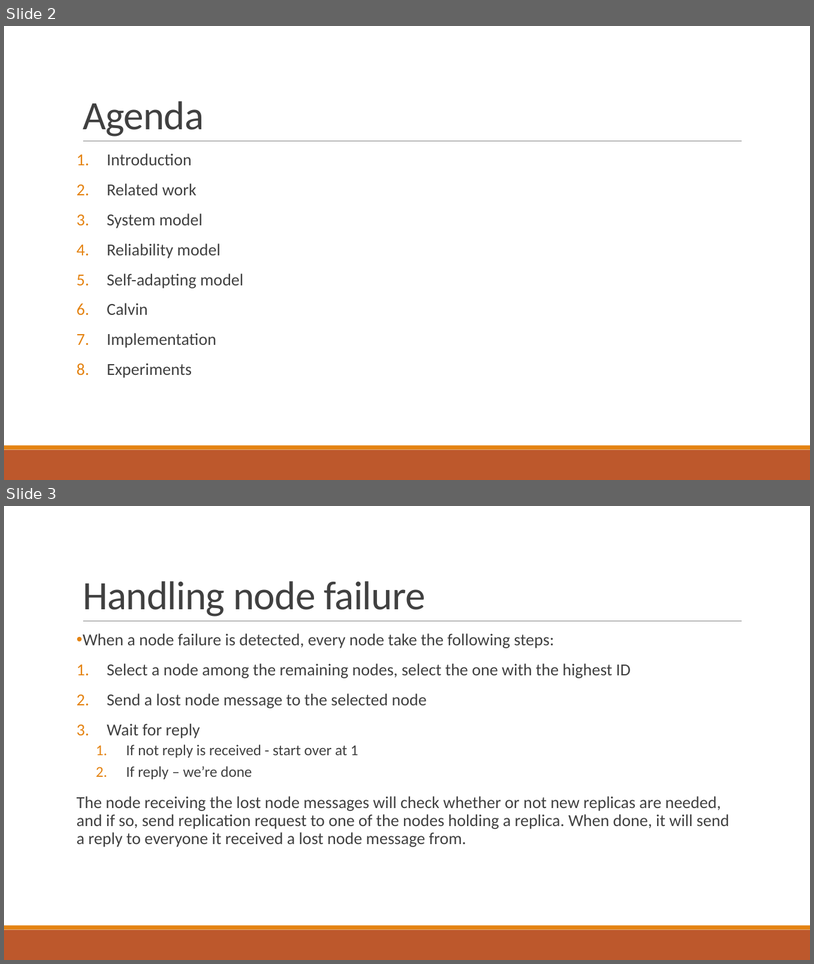
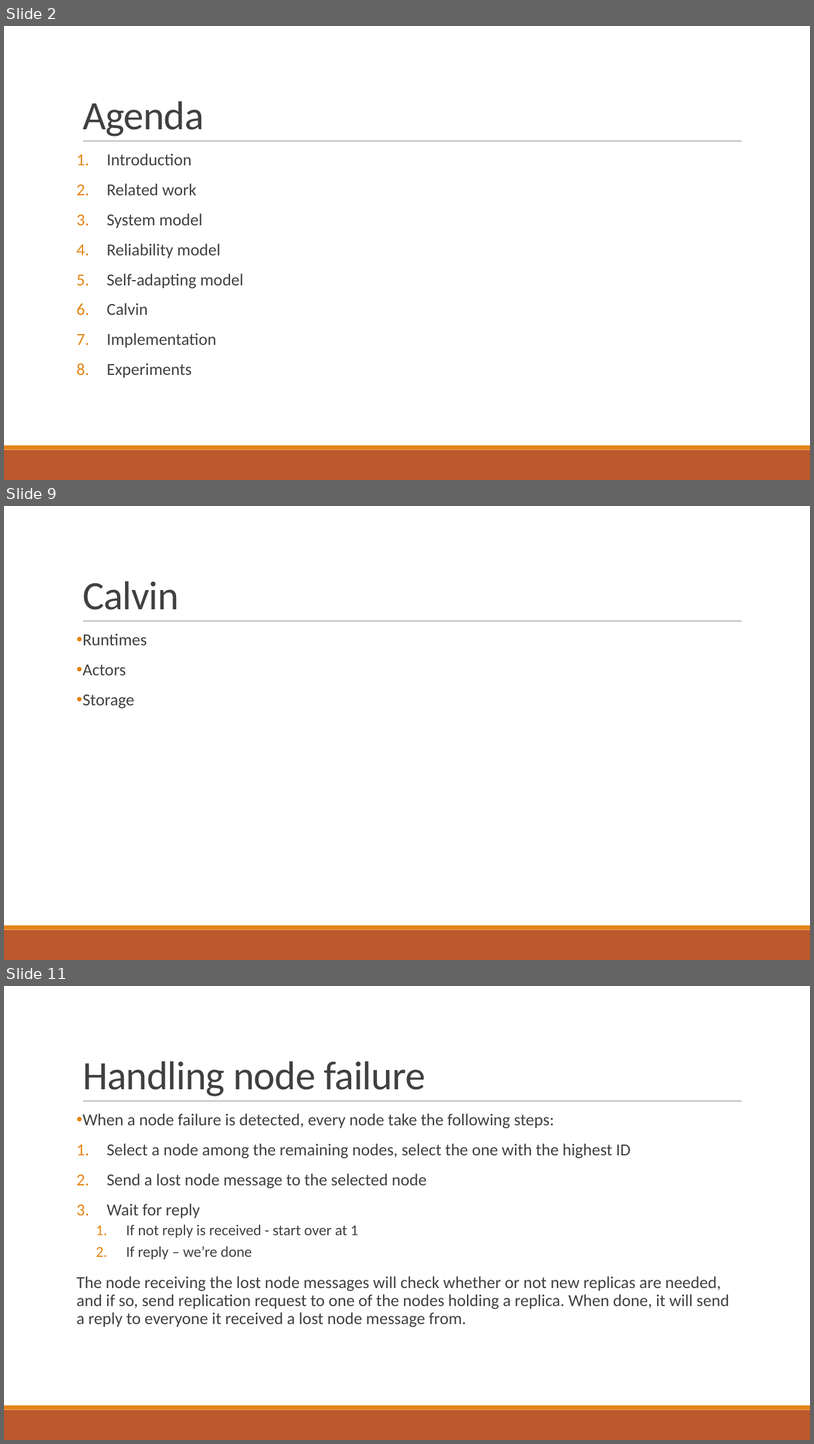
Before and after one commit to PStahl/master_thesis, a slide deck: presentation/presentation.pptx. Shown one above the other, each under a label of ours: slides 2 and 3 before the commit, slides 2, 9 and 11 after it; the slides between them are not shown. The pictures are 814x964 and 814x1444 pixels, drawn with LibreOffice and Linux fonts; fonts in the diff are those of the drawing. Boxes give left, top, right and bottom in pixels: in the first picture for what was removed or moved away, otherwise in the second. Text is boxed around its words. In the diff, an @@ line names an element or a change of style, - is before the commit and + after.

```diff
--- a/presentation/presentation.pptx
+++ b/presentation/presentation.pptx
@@ slide 9 added at (x1=4, y1=506, x2=810, y2=960), background #FFFFFF; not listed: 3 template elements that a slide beside it also shows @@
@@ title added at (x1=83, y1=581, x2=179, y2=610), 48 pt, text #404040 @@
+Calvin
@@ text added at (x1=83, y1=633, x2=147, y2=708), 20 pt, text #404040 @@
+• Runtimes
+• Actors
+• Storage
@@ what was slide 3 is now slide 11 @@
```
Also in this commit, not shown: 7 other slides added.
